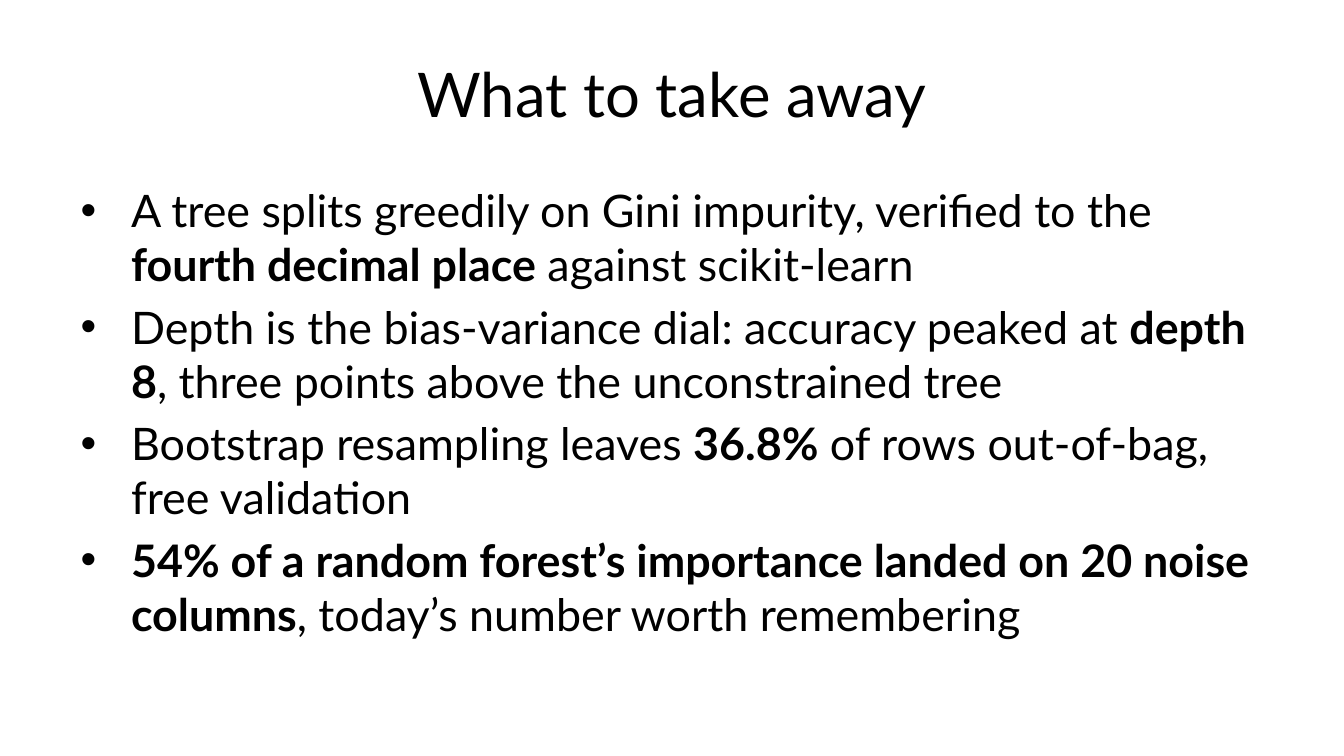
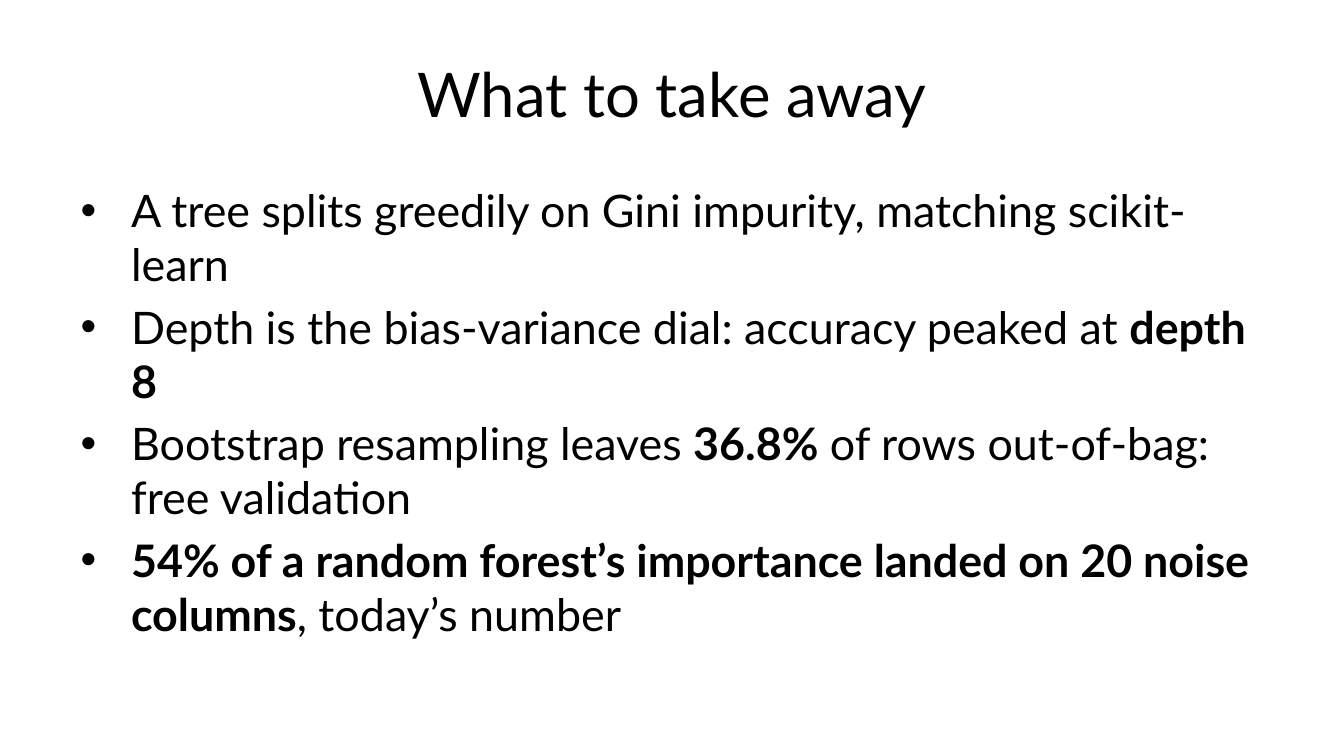
Before and after one commit to fabioantonini/technologies-for-artificial-intelligence, a slide deck: slide 50 of Lessons/07_trees_and_ensembles/Slides/trees_and_ensembles_slides.pptx. Drawn at 1344x756 pixels with LibreOffice and Linux fonts; fonts in the diff are those of the drawing; background and template pictures are left out. Boxes give left, top, right and bottom in pixels: in the first picture for what was removed or moved away, otherwise in the second. Text is boxed around its words. In the diff, an @@ line names an element or a change of style, - is before the commit and + after.

```diff
--- a/Lessons/07_trees_and_ensembles/Slides/trees_and_ensembles_slides.pptx
+++ b/Lessons/07_trees_and_ensembles/Slides/trees_and_ensembles_slides.pptx
@@ text at [131, 194, 1249, 639]: text changed @@
-• A tree splits greedily on Gini impurity, verified to the fourth decimal place against scikit-learn
-• Depth is the bias-variance dial: accuracy peaked at depth 8, three points above the unconstrained tree
-• Bootstrap resampling leaves 36.8% of rows out-of-bag, free validation
-• 54% of a random forest’s importance landed on 20 noise columns, today’s number worth remembering
+• A tree splits greedily on Gini impurity, matching scikit-learn
+• Depth is the bias-variance dial: accuracy peaked at depth 8
+• Bootstrap resampling leaves 36.8% of rows out-of-bag: free validation
+• 54% of a random forest’s importance landed on 20 noise columns, today’s number
```
Also in this commit, not shown: 3 other slides changed, 12 other files.
